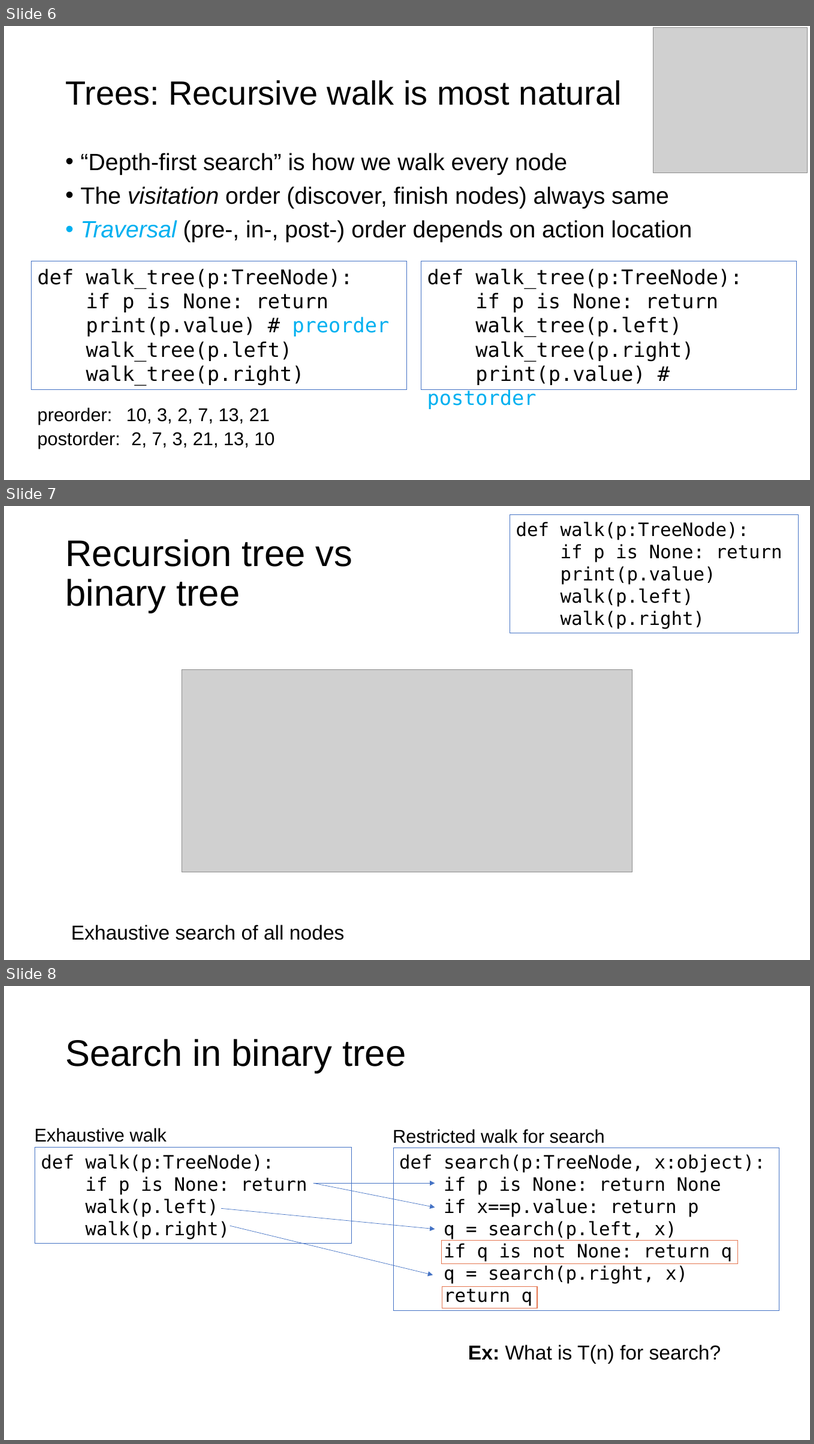
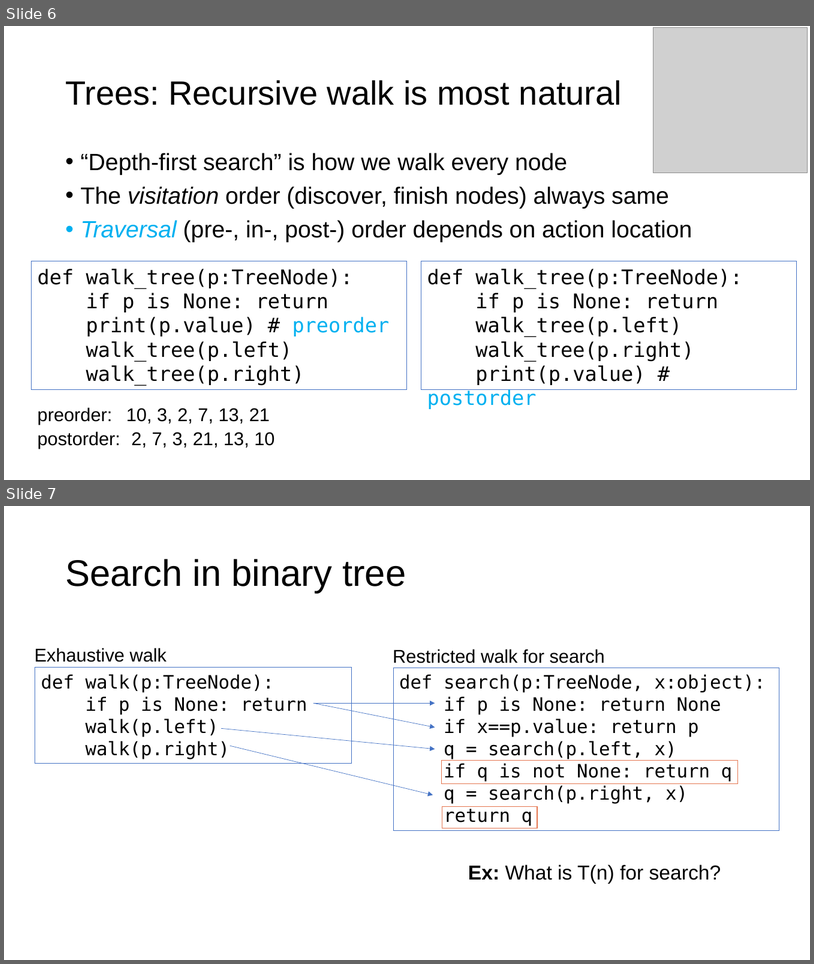
Before and after one commit to USFCA-MSDS/msds689, a slide deck: notes/walking-structures.pptx. Shown one above the other, each under a label of ours: slides 6, 7 and 8 before the commit, slides 6 and 7 after it. The pictures are 814x1444 and 814x964 pixels, drawn with LibreOffice and Linux fonts; fonts in the diff are those of the drawing; grey boxes stand for pictures; background and template pictures are left out. Boxes give left, top, right and bottom in pixels: in the first picture for what was removed or moved away, otherwise in the second. Text is boxed around its words. In the diff, an @@ line names an element or a change of style, - is before the commit and + after.

```diff
--- a/notes/walking-structures.pptx
+++ b/notes/walking-structures.pptx
@@ slide 7 removed at bbox=[4, 506, 810, 960], background #FFFFFF @@
@@ rectangle removed at bbox=[510, 515, 799, 633] @@
-def walk(p:TreeNode):
-if p is None: return
-print(p.value)
-walk(p.left)
-walk(p.right)
@@ title removed at bbox=[65, 539, 353, 613] @@
-Recursion tree vs
-binary tree
@@ picture removed at bbox=[182, 669, 633, 872] @@
@@ text removed at bbox=[71, 924, 345, 940] @@
-Exhaustive search of all nodes
@@ what was slide 8 is now slide 7 @@
```
Also in this commit, not shown: 3 slides changed, 3 other files.
